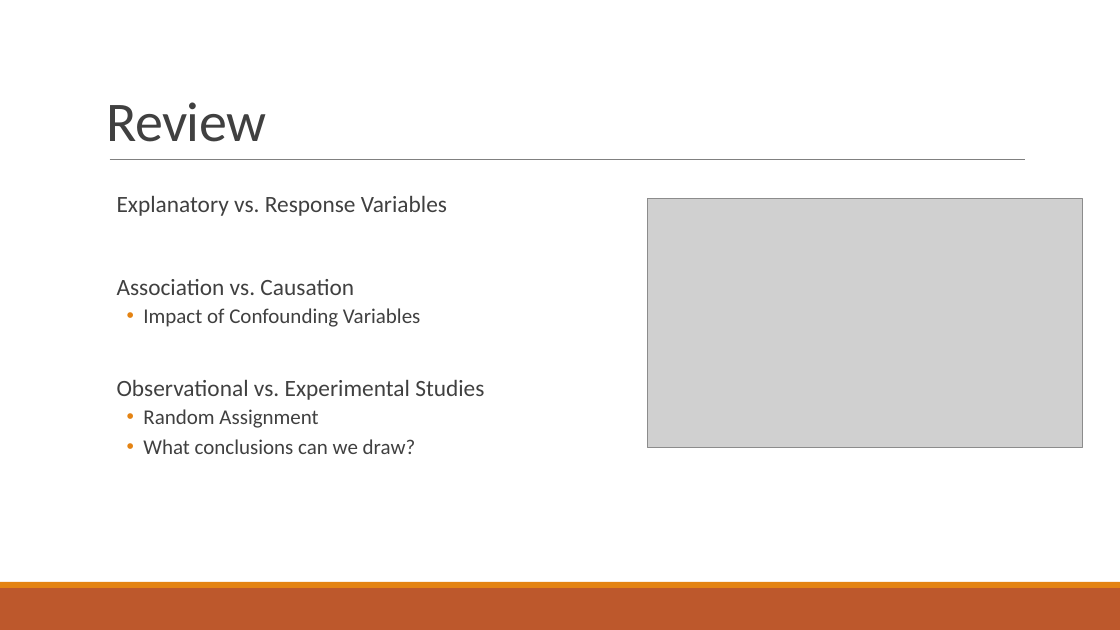
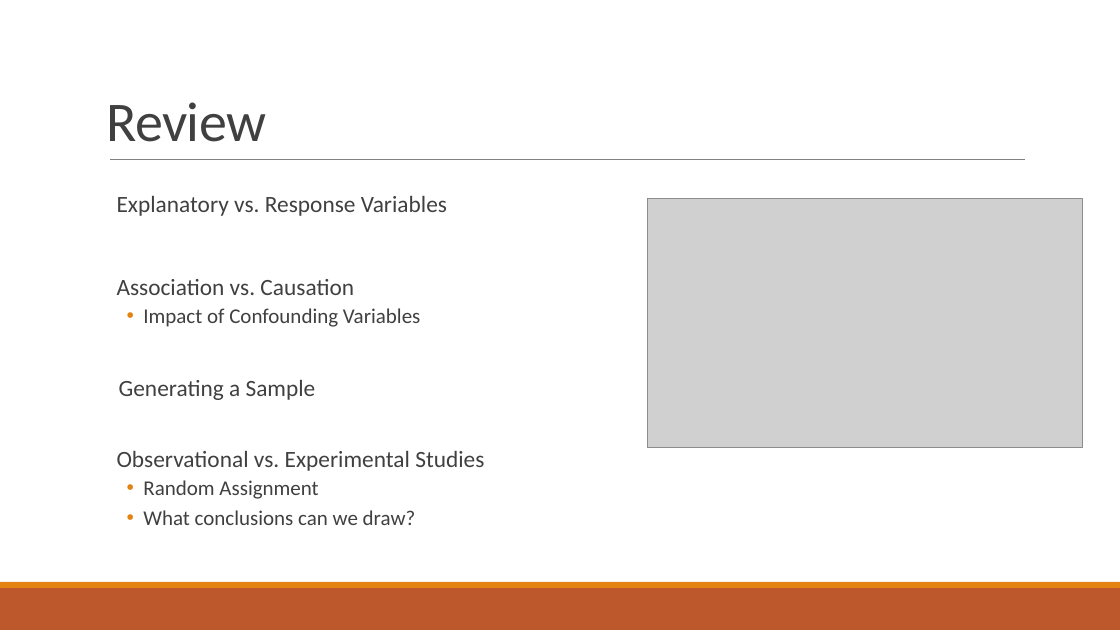
Before and after one commit to alisonkleffner/presentations, a slide deck: slide 35 of job/teaching/teaching-demonstration1.pptx (slide 30 before the commit). Drawn at 1120x630 pixels with LibreOffice and Linux fonts; fonts in the diff are those of the drawing; grey boxes stand for pictures. Boxes give left, top, right and bottom in pixels: in the first picture for what was removed or moved away, otherwise in the second. Text is boxed around its words. In the diff, an @@ line names an element or a change of style, - is before the commit and + after.

```diff
--- a/job/teaching/teaching-demonstration1.pptx
+++ b/job/teaching/teaching-demonstration1.pptx
@@ text at bbox=[119, 380, 316, 400]: paragraph added @@
+Generating a Sample
```
Also in this commit, not shown: 2 other slides changed, 5 slides added, 2 other files.
